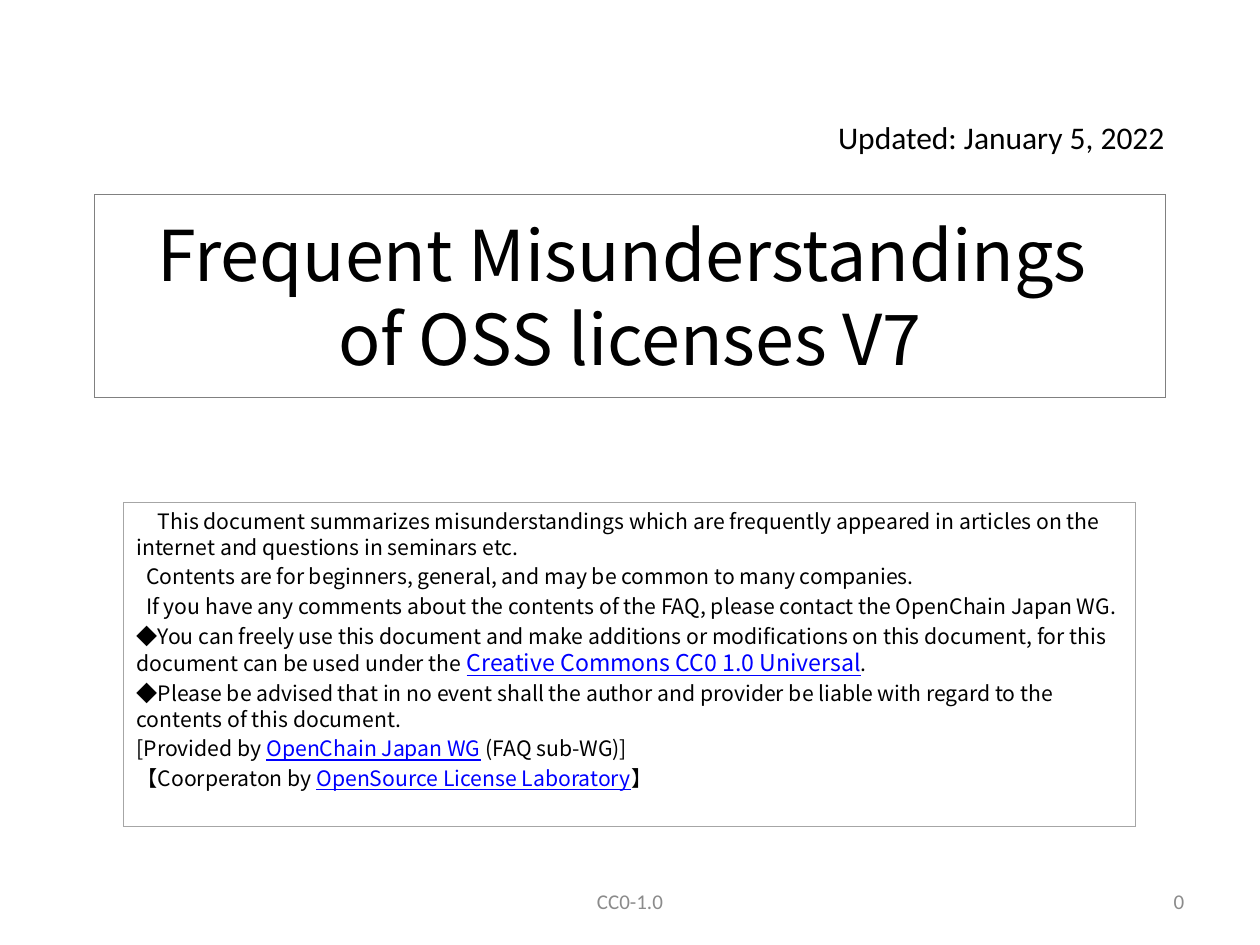
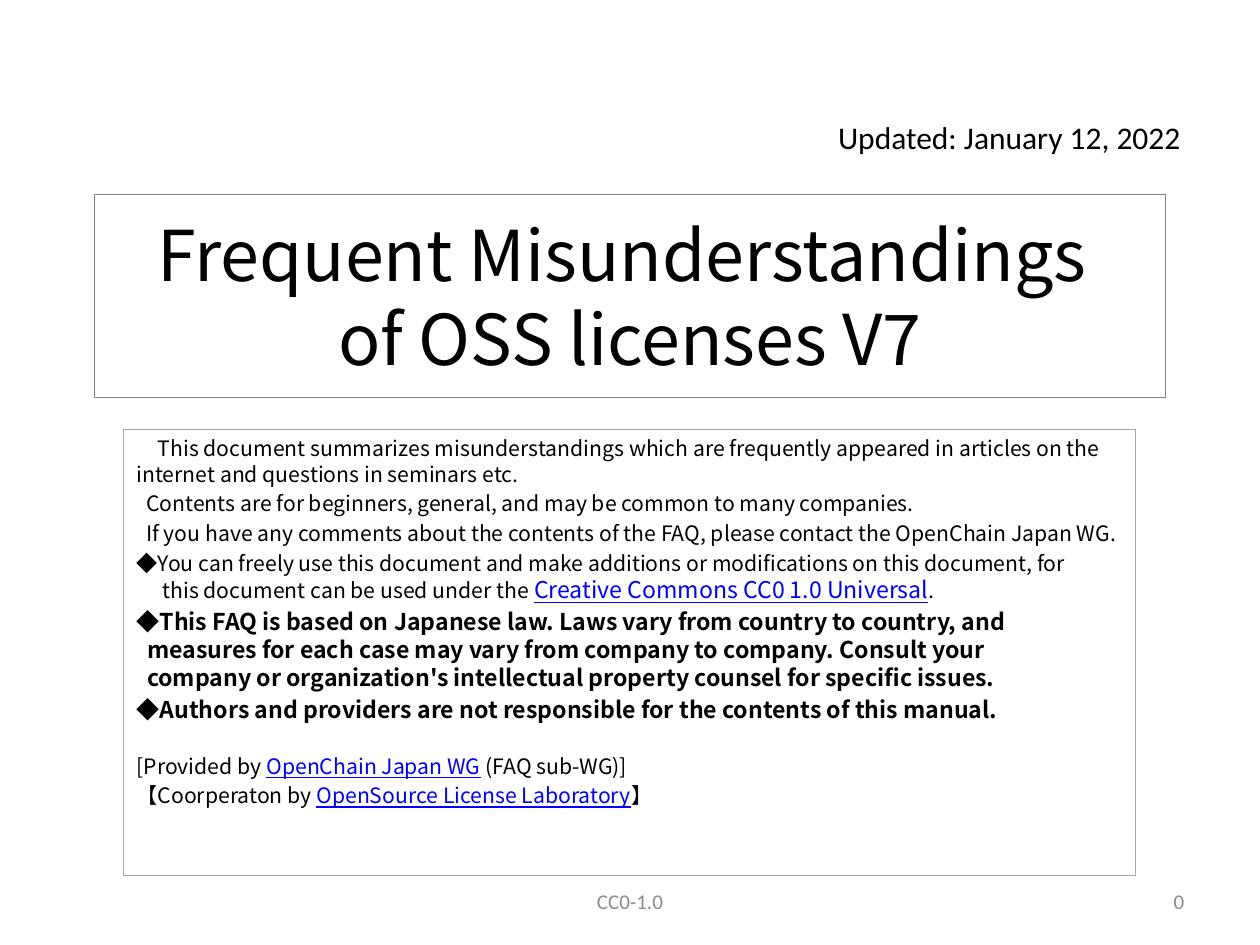
Before and after one commit to OpenChain-Project/OpenChain-JWG, a slide deck: slide 1 of Education_Material/FAQ/Misunderstandings_of_OSS_licenses_CC0.pptx. Drawn at 1260x945 pixels with LibreOffice and Linux fonts; fonts in the diff are those of the drawing. Boxes give left, top, right and bottom in pixels: in the first picture for what was removed or moved away, otherwise in the second. Text is boxed around its words. In the diff, an @@ line names an element or a change of style, - is before the commit and + after.

```diff
--- a/Education_Material/FAQ/Misunderstandings_of_OSS_licenses_CC0.pptx
+++ b/Education_Material/FAQ/Misunderstandings_of_OSS_licenses_CC0.pptx
@@ text at (x1=838, y1=127, x2=1181, y2=154): text changed @@
-Updated: January 5, 2022
+Updated: January 12, 2022
@@ subtitle "This document summarizes misunderstandings which ..." resized from (x1=123, y1=503, x2=1135, y2=827) to (x1=123, y1=430, x2=1135, y2=877) @@
@@ subtitle at (x1=137, y1=610, x2=1005, y2=723): text changed; size 12.1 to 13.2 pt; bold on @@
-◆Please be advised that in no event shall the author and provider be liable with regard to the contents of this document.
+◆This FAQ is based on Japanese law. Laws vary from country to country, and
+measures for each case may vary from company to company. Consult your
+company or organization's intellectual property counsel for specific issues.
+◆Authors and providers are not responsible for the contents of this manual.
```
